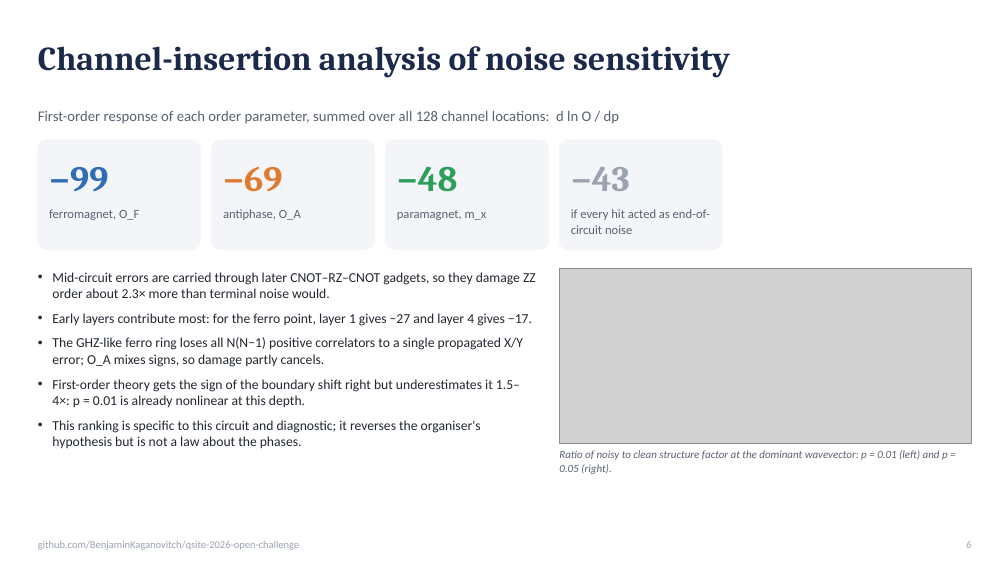
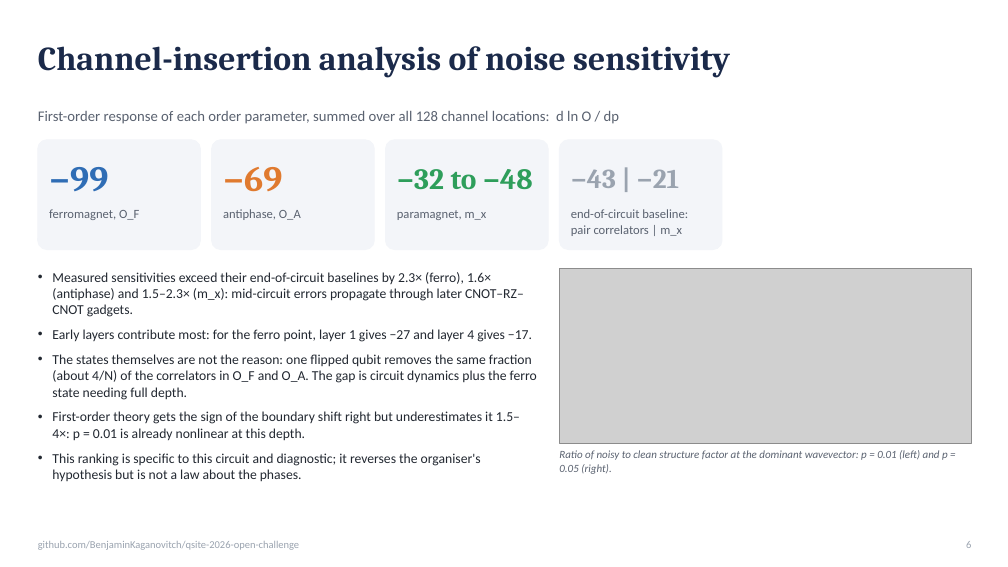
Before and after one commit to BenjaminKaganovitch/qsite-2026-open-challenge, a slide deck: slide 6 of Scientific Track/team/writeup/slides.pptx. Drawn at 1008x567 pixels with LibreOffice and Linux fonts; fonts in the diff are those of the drawing; grey boxes stand for pictures. Boxes give left, top, right and bottom in pixels: in the first picture for what was removed or moved away, otherwise in the second. Text is boxed around its words. In the diff, an @@ line names an element or a change of style, - is before the commit and + after.

```diff
--- a/Scientific Track/team/writeup/slides.pptx
+++ b/Scientific Track/team/writeup/slides.pptx
@@ text at [397,169,533,190]: text changed; size 34 to 28 pt @@
-−48
+−32 to −48
@@ text at [571,169,679,188]: text changed; size 34 to 26 pt @@
-−43
+−43 | −21
@@ text at [571,209,688,236]: text changed @@
-if every hit acted as end-of-circuit noise
+end-of-circuit baseline: pair correlators | m_x
@@ text at [52,272,524,317]: text changed @@
-• Mid-circuit errors are carried through later CNOT–RZ–CNOT gadgets, so they damage ZZ order about 2.3× more than terminal noise would.
+• Measured sensitivities exceed their end-of-circuit baselines by 2.3× (ferro), 1.6× (antiphase) and 1.5–2.3× (m_x): mid-circuit errors propagate through later CNOT–RZ–CNOT gadgets.
@@ text at [52,354,537,400]: text changed @@
-• The GHZ-like ferro ring loses all N(N−1) positive correlators to a single propagated X/Y error; O_A mixes signs, so damage partly cancels.
+• The states themselves are not the reason: one flipped qubit removes the same fraction (about 4/N) of the correlators in O_F and O_A. The gap is circuit dynamics plus the ferro state needing full depth.
```
Also in this commit, not shown: 3 other slides changed, 4 other files.
